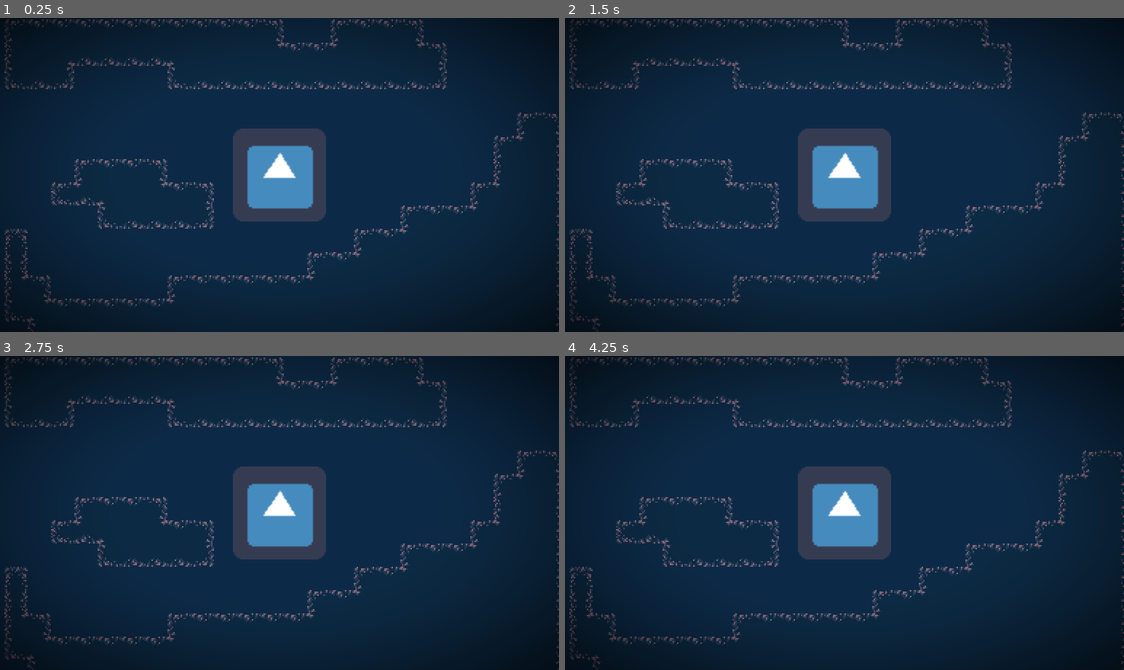
Above: before the commit, frames 1-4 (two rows, left to right).
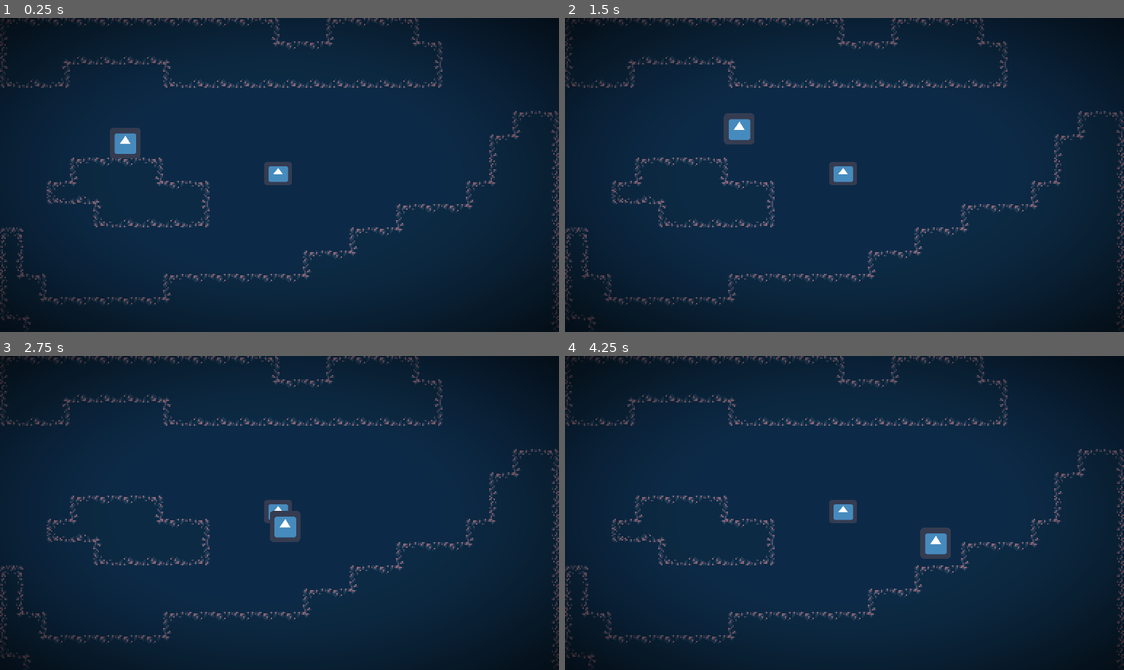
Above: after the commit, the same moments.

Repository: Fantasu/DoubleTroubleRep
Game: Godot game, scene res://scenes/master.tscn
Same seed, same stepped clock (60 frames per second), same inputs: the game is played once before the commit and once after it. The engine's default icon, where the game draws it, is replaced by a stand-in: a white triangle on a blue panel in a dark square.
Inputs:
- Up to frame 1 (0.25 s): no input
- Up to frame 2 (1.5 s): tap Enter at 0.5 s; hold Up (ui_up) 0.53-1.28 s; hold Right (ui_right) from 0.53 s (still down); tap Up (ui_up) at 1.35 s
- Up to frame 3 (2.75 s): tap Up (ui_up) at 1.52, 1.82 s; release Right (ui_right) at 2.03 s; hold Left (ui_left) from 2.03 s (still down); hold Up (ui_up) from 2.03 s (still down)
- Up to frame 4 (4.25 s): release Left (ui_left) at 2.78 s; release Up (ui_up) at 2.78 s; hold Right (ui_right) from 2.78 s (still down); tap Up (ui_up) at 2.85, 3.02, 3.32 s; hold Up (ui_up) from 3.53 s (still down)

The runs differ from the first frame. In frame 1, 9.6% of the frame differs, in the area x 0-100%, y 0-100%; in frame 2, 9.6%; in frame 3, 8.9%; in frame 4, 9.6%.

Commit message:
player roubado e sfx no shake

Diff:
--- a/enemy_project/project.godot
+++ b/enemy_project/project.godot
@@ -33,6 +33,7 @@
 [autoload]
 
 GameEvents="*res://scenes/autoloads/gameevents.gd"
+Globals="*res://scenes/autoloads/globals.gd"
 
 [display]
 
--- /dev/null
+++ b/enemy_project/scenes/autoloads/globals.gd
@@ -0,0 +1,3 @@
+extends Node
+
+var tile_size = 16
--- a/enemy_project/scenes/camera/camera.tscn
+++ b/enemy_project/scenes/camera/camera.tscn
@@ -1,11 +1,12 @@
-[gd_scene load_steps=2 format=2]
+[gd_scene load_steps=3 format=2]
 
 [ext_resource path="res://scripts/camera/camera.gd" type="Script" id=1]
+[ext_resource path="res://assets/sfx/shake1.wav" type="AudioStream" id=2]
 
-[node name="Camera2D" type="Camera2D"]
+[node name="ShakeCamera" type="Camera2D"]
 position = Vector2( 192, 108 )
 script = ExtResource( 1 )
 
-[node name="Timer" type="Timer" parent="."]
-
-[node name="Tween" type="Tween" parent="."]
+[node name="AudioStreamPlayer" type="AudioStreamPlayer" parent="."]
+stream = ExtResource( 2 )
+volume_db = -10.0
--- a/enemy_project/scenes/master.tscn
+++ b/enemy_project/scenes/master.tscn
@@ -1,10 +1,11 @@
-[gd_scene load_steps=50 format=2]
+[gd_scene load_steps=51 format=2]
 
 [ext_resource path="res://assets/sprites/tilemaps/tilemap1.png" type="Texture" id=1]
 [ext_resource path="res://assets/resources/shaders/vignetteshader.shader" type="Shader" id=2]
 [ext_resource path="res://scenes/camera/camera.tscn" type="PackedScene" id=3]
 [ext_resource path="res://scripts/levels/master.gd" type="Script" id=4]
 [ext_resource path="res://icon.png" type="Texture" id=5]
+[ext_resource path="res://scenes/player/player.tscn" type="PackedScene" id=6]
 
 [sub_resource type="ConvexPolygonShape2D" id=3]
 points = PoolVector2Array( 0, 0, 16, 0, 16, 16, 0, 16 )
@@ -440,9 +441,13 @@
 layer = -1
 
 [node name="Icon" type="Sprite" parent="."]
-position = Vector2( 189, 107 )
+position = Vector2( 191, 107 )
+scale = Vector2( 0.296875, 0.25 )
 texture = ExtResource( 5 )
 
-[node name="Camera2D" parent="." instance=ExtResource( 3 )]
+[node name="ShakeCamera" parent="." instance=ExtResource( 3 )]
 current = true
-target_node = NodePath("../Icon")
+smoothing_enabled = true
+
+[node name="Player" parent="." instance=ExtResource( 6 )]
+position = Vector2( 86, 73 )
--- /dev/null
+++ b/enemy_project/scenes/player/player.tscn
@@ -0,0 +1,33 @@
+[gd_scene load_steps=8 format=2]
+
+[ext_resource path="res://icon.png" type="Texture" id=1]
+[ext_resource path="res://scripts/player/player.gd" type="Script" id=2]
+[ext_resource path="res://scripts/states/state_machine.gd" type="Script" id=3]
+[ext_resource path="res://scripts/player/states/move_state_player.gd" type="Script" id=4]
+[ext_resource path="res://scripts/player/states/stand_state_player.gd" type="Script" id=5]
+[ext_resource path="res://scripts/player/states/air_state_player.gd" type="Script" id=6]
+
+[sub_resource type="RectangleShape2D" id=45]
+
+[node name="Player" type="KinematicBody2D"]
+script = ExtResource( 2 )
+
+[node name="Sprite" type="Sprite" parent="."]
+scale = Vector2( 0.33, 0.33 )
+texture = ExtResource( 1 )
+
+[node name="CollisionShape2D" type="CollisionShape2D" parent="."]
+shape = SubResource( 45 )
+
+[node name="StateMachine" type="Node" parent="."]
+script = ExtResource( 3 )
+actual_state = "move"
+
+[node name="Air" type="Node" parent="StateMachine"]
+script = ExtResource( 6 )
+
+[node name="Move" type="Node" parent="StateMachine"]
+script = ExtResource( 4 )
+
+[node name="Stand" type="Node" parent="StateMachine"]
+script = ExtResource( 5 )
--- a/enemy_project/scripts/camera/camera.gd
+++ b/enemy_project/scripts/camera/camera.gd
@@ -3,13 +3,13 @@
 export (float, 0, 1) var decay = 0.5
 export (float) var max_roll = 0.1
 export (Vector2) var max_offset = Vector2(90, 80)
-export (NodePath) onready var target_node = get_node(target_node)
 
 var trauma = 0
 var trauma_power = 2
+var noise_y = 0
 
 onready var noise = OpenSimplexNoise.new()
-var noise_y = 0
+onready var sfx = $AudioStreamPlayer
 
 
 func _ready():
@@ -23,12 +23,11 @@
 func add_trauma(amount):
 	#this will add trauma to the current trauma, the higher more shake that exists.
 	trauma = min(trauma + amount, 1.0)
+	sfx.pitch_scale = rand_range(0.7, 2.2)
+	sfx.play()
 
 
 func _process(delta):
-	if target_node:
-		self.global_position = target_node.global_position
-
 	if trauma:
 		trauma = max(trauma - decay * delta, 0)
 		shake()
--- a/enemy_project/scripts/levels/master.gd
+++ b/enemy_project/scripts/levels/master.gd
@@ -2,4 +2,4 @@
 
 func _input(event):
 	if event.is_action_pressed("ui_down"):
-		GameEvents.emit_signal("call_shake", 0.25)
+		GameEvents.emit_signal("call_shake", 0.3)
--- /dev/null
+++ b/enemy_project/scripts/player/player.gd
@@ -0,0 +1,46 @@
+extends KinematicBody2D
+
+const TILE_SIZE = 16
+
+export (float) var max_horizontal_ground_velocity := 8.0 * TILE_SIZE
+export (float) var ground_accel_time := 0.25
+export (float) var ground_fric_time := 0.20
+export (float) var ground_turn_time := 0.25
+
+export (float) var max_horizontal_air_velocity := 8.75 * TILE_SIZE
+export (float) var air_accel_time := 0.30
+export (float) var air_fric_time := 0.25
+export (float) var air_fric_time_no_walk := 1.25
+export (float) var air_turn_time := 0.4
+
+export (float) var time_to_jump_rise := 0.95
+export (float) var time_to_jump_fall := 0.65
+
+export (float) var jump_buffering_timer := 0.10 #perfect
+export (float) var coyote_limit := 0.10 #perfect
+
+var max_jump_height := 2.4 * TILE_SIZE
+var min_jump_height := 0.6 * TILE_SIZE
+
+var _direction := 0.0
+var _velocity := Vector2.ZERO
+var _coyote_timer := 0.0
+var _was_jumped := false
+var _was_buffering_pressed := false
+
+onready var _min_time_to_rise : float = (min_jump_height * time_to_jump_rise)/max_jump_height
+onready var _gravity_rising : float = 2 * max_jump_height/pow((time_to_jump_rise/2), 2)
+onready var _gravity_falling : float = 2 * max_jump_height/pow((time_to_jump_fall/2), 2)
+onready var _default_buffering_timer : float = jump_buffering_timer
+onready var _max_jump_velocity : float = sqrt(2 * _gravity_rising * max_jump_height)
+onready var _min_jump_velocity : float = sqrt(2 * _gravity_rising * min_jump_height)
+
+
+func jump() -> void:
+	_velocity.y = _max_jump_velocity * -1
+	_coyote_timer = 0
+	_was_jumped = true
+
+
+func get_direction():
+	return sign(Input.get_action_strength("ui_right") - Input.get_action_strength("ui_left"))
--- /dev/null
+++ b/enemy_project/scripts/player/states/air_state_player.gd
@@ -0,0 +1,86 @@
+extends State
+
+var air_turn_accel : float = 0
+var air_friction : float = 0
+var air_friction_no_walk : float = 0
+var air_acceleration : float = 0
+var current_direction : int
+var jump_buffering_pressed := false
+
+func _init():
+	state_name = 'air'
+
+
+func enter(_previous_state):
+	.enter(_previous_state)
+
+	air_acceleration = actor.max_horizontal_air_velocity / (actor.air_accel_time * Engine.iterations_per_second)
+	air_turn_accel = actor.max_horizontal_air_velocity / (actor.air_turn_time * Engine.iterations_per_second)
+	air_friction = actor.max_horizontal_air_velocity / (actor.air_fric_time * Engine.iterations_per_second)
+
+
+func physics_update(_delta):
+	actor._direction = actor.get_direction()
+
+	if not actor._direction == 0:
+		air_movement(_delta)
+
+	else:
+		#friction
+		actor._velocity.x = max(abs(actor._velocity.x) - air_friction, 0) * sign(actor._velocity.x)
+
+	if not Input.is_action_pressed("ui_up") \
+	and actor._was_jumped \
+	and actor._velocity.y < -actor._min_jump_velocity:
+		actor._velocity.y = -actor._min_jump_velocity
+
+	if Input.is_action_pressed("ui_up") and actor._velocity.y > 0:
+		jump_buffering_pressed = true
+		actor._was_buffering_pressed = true
+
+	if Input.is_action_just_pressed("ui_up") \
+	and actor._coyote_timer <= actor.coyote_limit \
+	and not actor._was_jumped:
+		actor.jump()
+
+	jump_buffering(_delta)
+	set_rising_to_falling(_delta)
+	actor._coyote_timer += _delta
+
+	actor._velocity.y = clamp(actor._velocity.y, -actor.max_horizontal_air_velocity * 100, actor.max_horizontal_air_velocity * 100)
+	actor._velocity = actor.move_and_slide(actor._velocity, Vector2.UP,false, 4, PI/4, false)
+
+
+	if actor.is_on_floor():
+		statemachine.change_state('stand')
+
+
+func air_movement(_delta):
+	var same_direction = sign(actor._direction) == sign(actor._velocity.x)
+	var stoped = sign(actor._velocity.x) == 0
+
+	if same_direction or stoped:
+		actor._velocity.x += air_acceleration * actor._direction
+	else:
+		actor._velocity.x += air_turn_accel * actor._direction
+
+	actor._velocity.x = clamp(actor._velocity.x, -actor.max_horizontal_air_velocity, actor.max_horizontal_air_velocity)
+
+
+func set_rising_to_falling(_delta:float) -> void:
+	if actor._velocity.y < 0:
+		actor._velocity.y += actor._gravity_rising * _delta
+	else:
+		actor._velocity.y += actor._gravity_falling * _delta
+
+
+func jump_buffering(_delta) -> void:
+	if jump_buffering_pressed == true:
+		actor.jump_buffering_timer -= _delta
+
+
+func exit():
+	if actor.is_on_floor() == true:
+		actor._coyote_timer = 0
+		actor._was_jumped = false
+		jump_buffering_pressed = false
--- /dev/null
+++ b/enemy_project/scripts/player/states/move_state_player.gd
@@ -0,0 +1,61 @@
+extends State
+
+var ground_accel : float = 0
+var ground_turn_accel : float = 0
+var enter_direction : float = 0
+
+func _init():
+	state_name = 'move'
+
+
+func enter(_previous_state):
+	.enter(_previous_state)
+
+	enter_direction = actor._direction
+	ground_turn_accel = actor.max_horizontal_ground_velocity / (actor.ground_turn_time * Engine.iterations_per_second)
+	ground_accel = actor.max_horizontal_ground_velocity / (actor.ground_accel_time * Engine.iterations_per_second)
+
+
+func physics_update(_delta:float) -> void:
+	actor._direction = actor.get_direction()
+
+#	print(actor._direction)
+
+	if actor._direction == enter_direction:
+		movement(_delta)
+
+	elif actor._direction == 0:
+		statemachine.change_state('stand')
+
+	else:
+		enter_direction = actor._direction
+
+	if Input.is_action_pressed('ui_up') and actor.is_on_floor():
+		actor.jump()
+
+	actor._velocity.y += actor._gravity_rising/2 * _delta
+	actor._velocity = actor.move_and_slide(actor._velocity, Vector2.UP,false, 4, PI/4, false)
+
+	if not actor.is_on_floor():
+		actor._coyote_timer += _delta
+		statemachine.change_state('air')
+
+func update(_delta):
+	pass
+
+
+func movement(delta : float) -> void:
+	var same_direction = sign(actor._direction) == sign(actor._velocity.x)
+	var stoped = sign(actor._velocity.x) == 0
+
+	if same_direction or stoped:
+		actor._velocity.x += ground_accel * actor._direction
+
+	else:
+		actor._velocity.x += ground_turn_accel * actor._direction
+
+	actor._velocity.x = clamp(actor._velocity.x, -actor.max_horizontal_ground_velocity, actor.max_horizontal_ground_velocity)
+
+
+func exit():
+	actor.jump_buffering_timer = actor._default_buffering_timer
--- /dev/null
+++ b/enemy_project/scripts/player/states/stand_state_player.gd
@@ -0,0 +1,39 @@
+extends State
+
+var ground_friction : float
+
+func _init():
+	state_name = 'stand'
+
+
+func enter(_previous_state):
+	.enter(_previous_state)
+
+	ground_friction = actor.max_horizontal_ground_velocity / (actor.ground_fric_time * Engine.iterations_per_second)
+
+
+func physics_update(_delta):
+	actor._direction = actor.get_direction()
+
+	#applying friction
+	actor._velocity.x = max(abs(actor._velocity.x) - ground_friction, 0) * sign(actor._velocity.x)
+
+	actor._velocity.y += actor._gravity_rising/2 * _delta
+	actor._velocity = actor.move_and_slide(actor._velocity, Vector2.UP,false, 4, PI/4, false)
+
+	if not actor._direction == 0:
+		statemachine.change_state('move')
+
+	if not actor.is_on_floor():
+		statemachine.change_state('air')
+
+	if Input.is_action_pressed("ui_up") and actor.is_on_floor():
+		actor.jump()
+
+
+func update(_delta):
+	pass
+
+
+func exit():
+	pass
Not shown, added: enemy_project/assets/sfx/shake1.wav.import
Not shown, added: enemy_project/assets/sfx/shake1.wav
